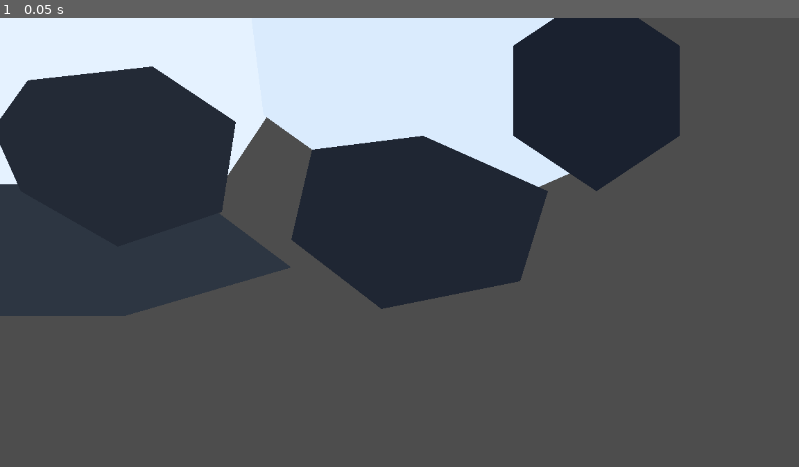
Above: before the commit, frame 1.
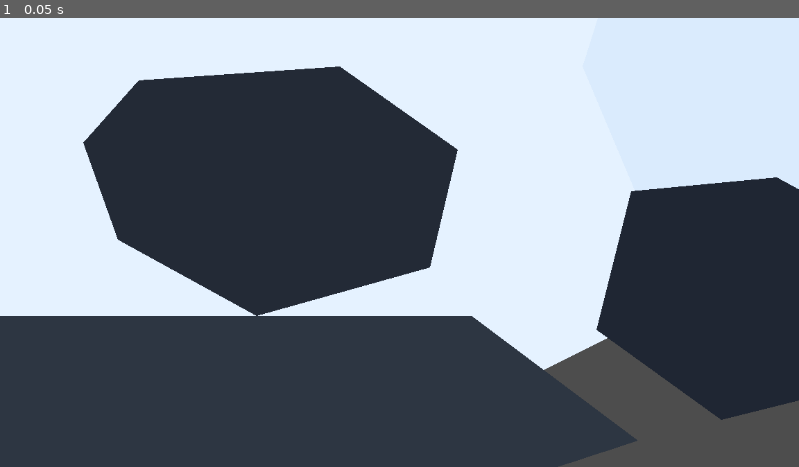
Above: after the commit, the same moment.

Repository: cblab/kingslayer
Game: Godot game, scene res://scenes/Main.tscn
Same seed, same stepped clock (60 frames per second), same inputs: the game is played once before the commit and once after it.
Inputs:
- Up to frame 1 (0.05 s): no input

The runs differ from the first frame. In frame 1, 72% of the frame differs, in the area x 0-100%, y 0-100%.

Commit message:
Rework World whitebox layout to fill viewport

Diff:
--- a/scenes/World.tscn
+++ b/scenes/World.tscn
@@ -6,11 +6,11 @@
 
 [node name="MainSnowField" type="Polygon2D" parent="Ground"]
 color = Color(0.9, 0.952941, 1, 1)
-polygon = PackedVector2Array(-760, -260, -520, -340, 120, -340, 360, -250, 460, -90, 420, 90, 320, 240, 100, 330, -460, 330, -700, 220, -780, 20)
+polygon = PackedVector2Array(-1180, -280, -900, -430, -260, -520, 420, -470, 950, -300, 1210, 30, 1120, 340, 760, 520, 180, 620, -520, 570, -980, 390, -1210, 110)
 
 [node name="PassSnowPatch" type="Polygon2D" parent="Ground"]
 color = Color(0.854902, 0.921569, 0.992157, 1)
-polygon = PackedVector2Array(360, -20, 520, -80, 760, -70, 900, 10, 900, 190, 740, 260, 520, 240, 380, 140)
+polygon = PackedVector2Array(900, -120, 1110, -180, 1300, -120, 1440, 30, 1450, 240, 1320, 350, 1110, 370, 920, 260, 840, 70)
 
 [node name="Blockers" type="Node2D" parent="."]
 
@@ -18,70 +18,70 @@
 
 [node name="Visual" type="Polygon2D" parent="Blockers/NorthWall"]
 color = Color(0.196078, 0.227451, 0.278431, 1)
-polygon = PackedVector2Array(-700, -360, -420, -430, 130, -430, 430, -360, 360, -240, -640, -240)
+polygon = PackedVector2Array(-980, -560, -360, -670, 360, -640, 940, -470, 860, -340, -900, -340)
 
 [node name="Collision" type="CollisionPolygon2D" parent="Blockers/NorthWall"]
-polygon = PackedVector2Array(-700, -360, -420, -430, 130, -430, 430, -360, 360, -240, -640, -240)
+polygon = PackedVector2Array(-980, -560, -360, -670, 360, -640, 940, -470, 860, -340, -900, -340)
 
 [node name="SouthWall" type="StaticBody2D" parent="Blockers"]
 
 [node name="Visual" type="Polygon2D" parent="Blockers/SouthWall"]
 color = Color(0.180392, 0.211765, 0.262745, 1)
-polygon = PackedVector2Array(-620, 240, 260, 240, 420, 360, 180, 430, -420, 430, -700, 330)
+polygon = PackedVector2Array(-930, 430, 680, 430, 920, 610, 430, 770, -430, 760, -980, 610)
 
 [node name="Collision" type="CollisionPolygon2D" parent="Blockers/SouthWall"]
-polygon = PackedVector2Array(-620, 240, 260, 240, 420, 360, 180, 430, -420, 430, -700, 330)
+polygon = PackedVector2Array(-930, 430, 680, 430, 920, 610, 430, 770, -430, 760, -980, 610)
 
 [node name="WestRock" type="StaticBody2D" parent="Blockers"]
 
 [node name="Visual" type="Polygon2D" parent="Blockers/WestRock"]
 color = Color(0.160784, 0.188235, 0.235294, 1)
-polygon = PackedVector2Array(-860, -180, -700, -250, -620, -120, -620, 180, -750, 280, -900, 120)
+polygon = PackedVector2Array(-1370, -170, -1140, -300, -980, -120, -980, 270, -1160, 430, -1410, 230)
 
 [node name="Collision" type="CollisionPolygon2D" parent="Blockers/WestRock"]
-polygon = PackedVector2Array(-860, -180, -700, -250, -620, -120, -620, 180, -750, 280, -900, 120)
+polygon = PackedVector2Array(-1370, -170, -1140, -300, -980, -120, -980, 270, -1160, 430, -1410, 230)
 
 [node name="EngstelleNorthMass" type="StaticBody2D" parent="Blockers"]
 
 [node name="Visual" type="Polygon2D" parent="Blockers/EngstelleNorthMass"]
 color = Color(0.137255, 0.164706, 0.211765, 1)
-polygon = PackedVector2Array(60, -210, 260, -240, 340, -130, 280, -20, 120, -10, 20, -100)
+polygon = PackedVector2Array(210, -300, 510, -330, 640, -170, 560, -20, 300, -10, 160, -140)
 
 [node name="Collision" type="CollisionPolygon2D" parent="Blockers/EngstelleNorthMass"]
-polygon = PackedVector2Array(60, -210, 260, -240, 340, -130, 280, -20, 120, -10, 20, -100)
+polygon = PackedVector2Array(210, -300, 510, -330, 640, -170, 560, -20, 300, -10, 160, -140)
 
 [node name="EngstelleSouthMass" type="StaticBody2D" parent="Blockers"]
 
 [node name="Visual" type="Polygon2D" parent="Blockers/EngstelleSouthMass"]
 color = Color(0.137255, 0.164706, 0.211765, 1)
-polygon = PackedVector2Array(40, 90, 220, 70, 340, 150, 320, 280, 170, 330, 30, 250, -10, 160)
+polygon = PackedVector2Array(200, 90, 490, 70, 660, 190, 620, 360, 370, 430, 170, 320, 120, 180)
 
 [node name="Collision" type="CollisionPolygon2D" parent="Blockers/EngstelleSouthMass"]
-polygon = PackedVector2Array(40, 90, 220, 70, 340, 150, 320, 280, 170, 330, 30, 250, -10, 160)
+polygon = PackedVector2Array(200, 90, 490, 70, 660, 190, 620, 360, 370, 430, 170, 320, 120, 180)
 
 [node name="PassRockUpper" type="StaticBody2D" parent="Blockers"]
 
 [node name="Visual" type="Polygon2D" parent="Blockers/PassRockUpper"]
 color = Color(0.121569, 0.14902, 0.2, 1)
-polygon = PackedVector2Array(470, -170, 660, -220, 790, -140, 740, -10, 580, 0, 450, -60)
+polygon = PackedVector2Array(930, -260, 1140, -320, 1330, -220, 1240, -40, 1060, 0, 900, -100)
 
 [node name="Collision" type="CollisionPolygon2D" parent="Blockers/PassRockUpper"]
-polygon = PackedVector2Array(470, -170, 660, -220, 790, -140, 740, -10, 580, 0, 450, -60)
+polygon = PackedVector2Array(930, -260, 1140, -320, 1330, -220, 1240, -40, 1060, 0, 900, -100)
 
 [node name="PassRockLower" type="StaticBody2D" parent="Blockers"]
 
 [node name="Visual" type="Polygon2D" parent="Blockers/PassRockLower"]
 color = Color(0.121569, 0.14902, 0.2, 1)
-polygon = PackedVector2Array(450, 190, 610, 170, 790, 250, 750, 380, 550, 420, 420, 320)
+polygon = PackedVector2Array(910, 250, 1120, 230, 1340, 350, 1280, 520, 1040, 580, 860, 450)
 
 [node name="Collision" type="CollisionPolygon2D" parent="Blockers/PassRockLower"]
-polygon = PackedVector2Array(450, 190, 610, 170, 790, 250, 750, 380, 550, 420, 420, 320)
+polygon = PackedVector2Array(910, 250, 1120, 230, 1340, 350, 1280, 520, 1040, 580, 860, 450)
 
 [node name="PassBackRock" type="StaticBody2D" parent="Blockers"]
 
 [node name="Visual" type="Polygon2D" parent="Blockers/PassBackRock"]
 color = Color(0.105882, 0.133333, 0.184314, 1)
-polygon = PackedVector2Array(860, -40, 980, 40, 980, 170, 860, 250, 740, 170, 740, 40)
+polygon = PackedVector2Array(1360, -30, 1510, 80, 1510, 280, 1360, 390, 1210, 280, 1210, 80)
 
 [node name="Collision" type="CollisionPolygon2D" parent="Blockers/PassBackRock"]
-polygon = PackedVector2Array(860, -40, 980, 40, 980, 170, 860, 250, 740, 170, 740, 40)
+polygon = PackedVector2Array(1360, -30, 1510, 80, 1510, 280, 1360, 390, 1210, 280, 1210, 80)
